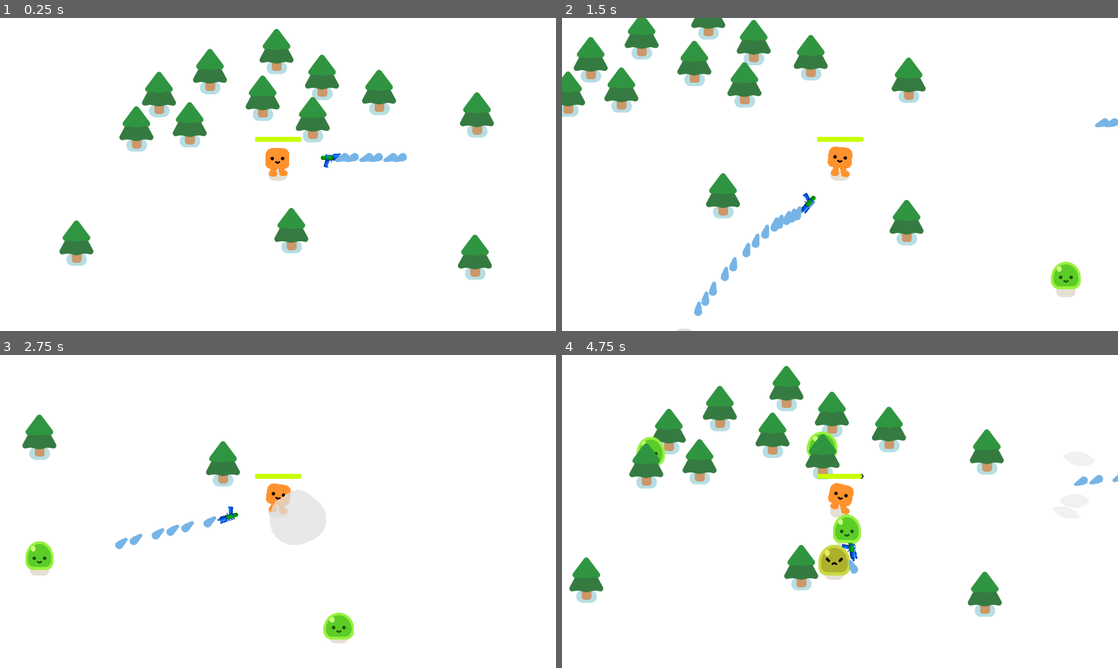
Above: before the commit, frames 1-4 (two rows, left to right).
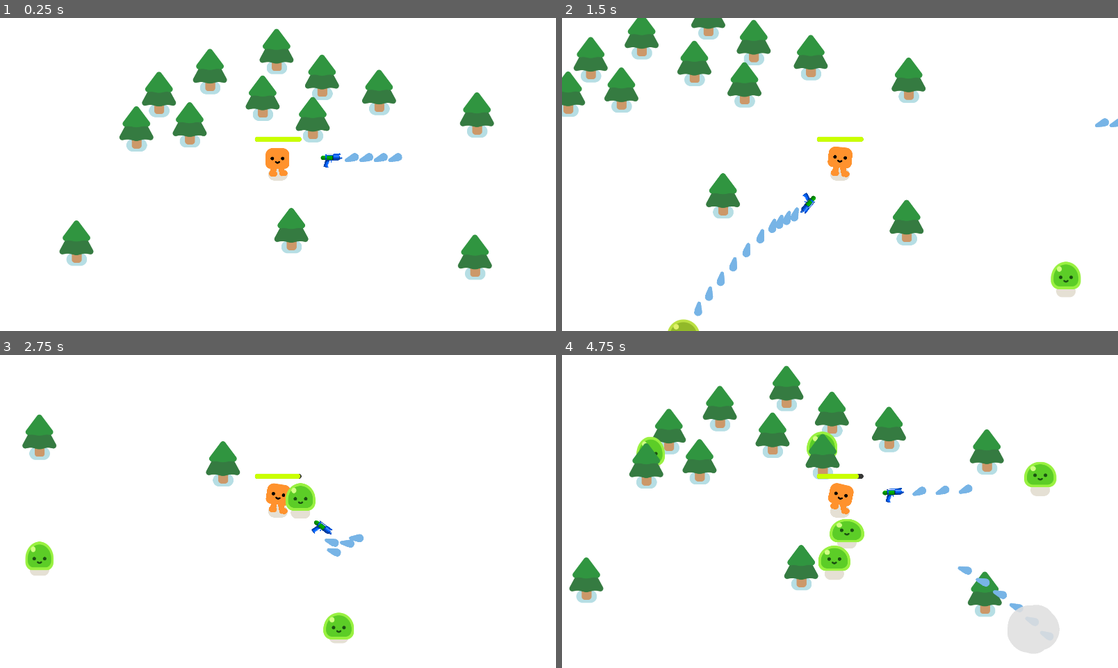
Above: after the commit, the same moments.

Repository: GlutenFreeGrass/Final-Project-Vampire-Survivor
Game: Godot game, scene res://survivors_game.tscn
The game is run twice, just before and just after one commit, with the same random seed, the same clock (stepped at 60 frames per second) and the same inputs.
Inputs:
- Up to frame 1 (0.25 s): no input
- Up to frame 2 (1.5 s): hold D (move_right) 0.53-1.28 s; hold S (move_down) from 1.28 s (still down)
- Up to frame 3 (2.75 s): release S (move_down) at 2.03 s; hold D (move_right) from 2.03 s (still down)
- Up to frame 4 (4.75 s): release D (move_right) at 2.78 s; hold W (move_up) 2.78-3.53 s; hold A (move_left) from 3.53 s (still down)

The runs differ from the first frame. In frame 1, 0.1% of the frame differs, in the area x 60-74%, y 43-46%; in frame 2, 0.5%; in frame 3, 1.2%; in frame 4, 3.0%, in the area x 46-100%, y 34-96%.

Commit message:
misc changes

Diff:
--- a/2d-project-start/gun.tscn
+++ b/2d-project-start/gun.tscn
@@ -26,7 +26,7 @@
 position = Vector2(207.26, -65.7049)
 
 [node name="Timer" type="Timer" parent="."]
-wait_time = 0.04
+wait_time = 0.05
 autostart = true
 
 [connection signal="timeout" from="Timer" to="." method="_on_timer_timeout"]
